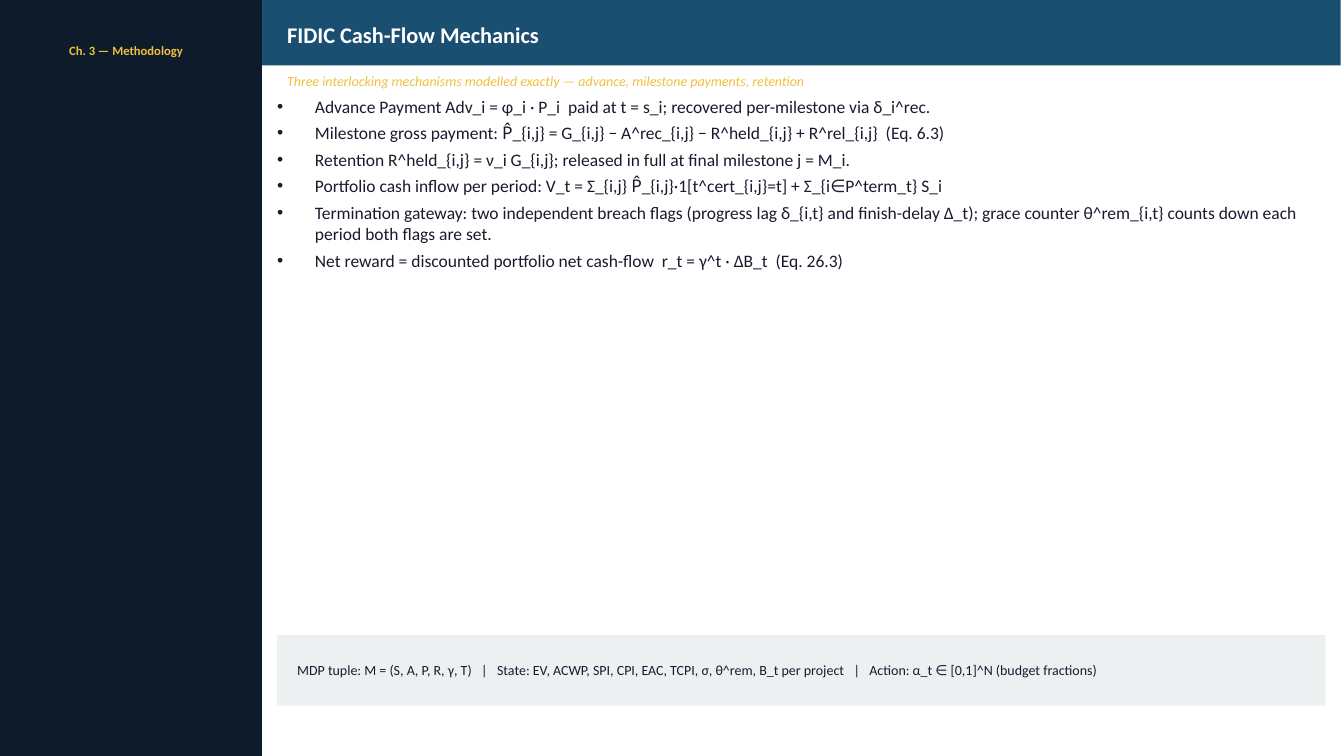
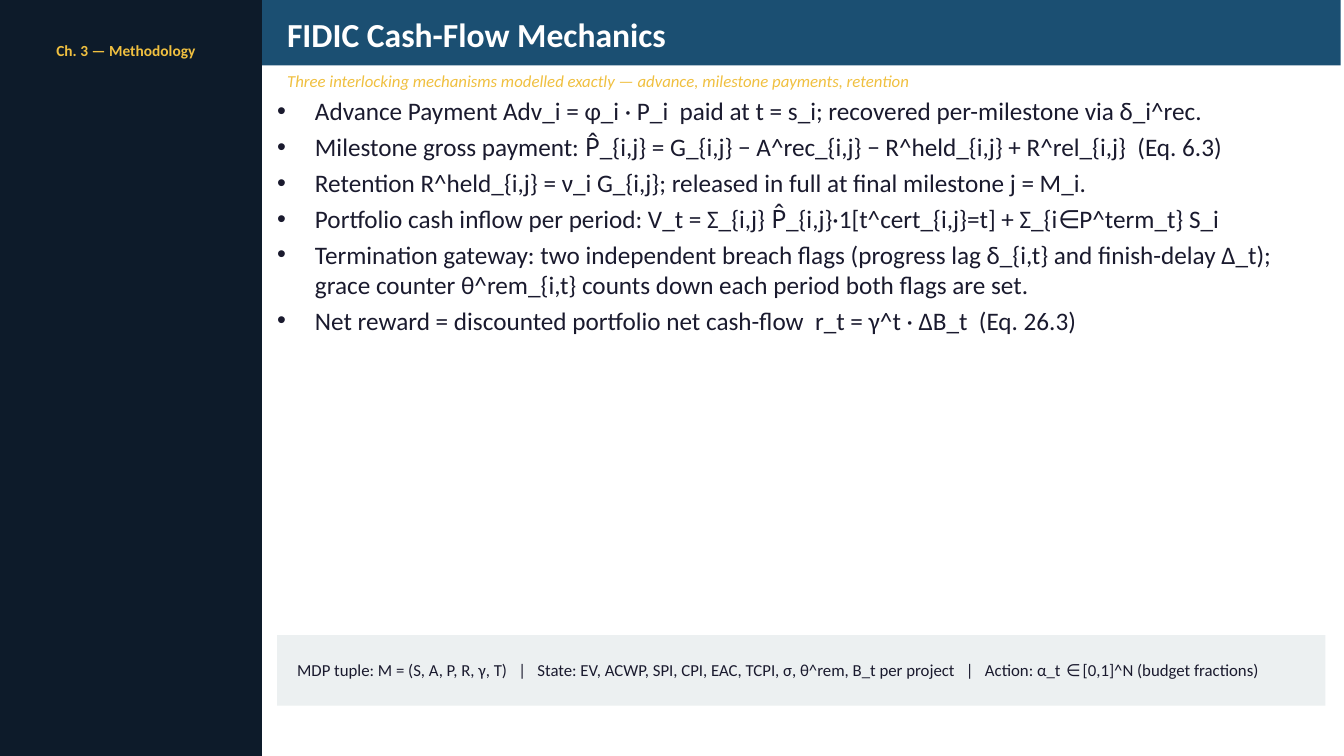
Before and after one commit to UDynamic/PPO-project-portfolio-budgeting-AI-agent, a slide deck: slide 7 of docs/pp_presentation/thesis_presentation.pptx. Drawn at 1344x756 pixels with LibreOffice and Linux fonts; fonts in the diff are those of the drawing. Boxes give left, top, right and bottom in pixels: in the first picture for what was removed or moved away, otherwise in the second. Text is boxed around its words. In the diff, an @@ line names an element or a change of style, - is before the commit and + after.

```diff
--- a/docs/pp_presentation/thesis_presentation.pptx
+++ b/docs/pp_presentation/thesis_presentation.pptx
@@ text "FIDIC Cash-Flow Mechanics" at [287,23,666,48]: size 16 to 24 pt @@
@@ text "Ch. 3 — Methodology" at [56,45,195,59]: size 9 to 11 pt @@
@@ text "Three interlocking mechanisms modelled exactly ..." at [287,75,909,90]: size 10 to 12 pt @@
@@ text "Advance Payment Adv_i = φ_i ..." at [315,102,1271,334]: size 12.5 to 18 pt @@
@@ text "MDP tuple: M = (S, ..." at [297,664,1258,679]: size 10 to 12 pt @@
```
Also in this commit, not shown: 16 other slides changed, 1 other file.
